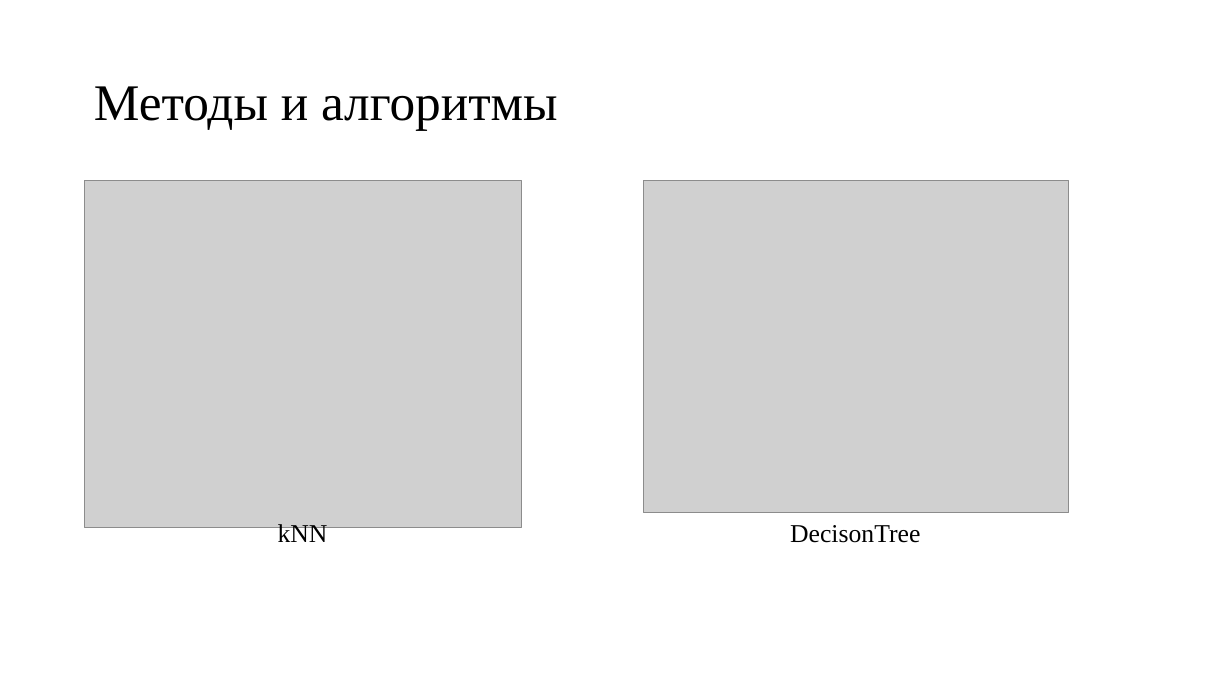
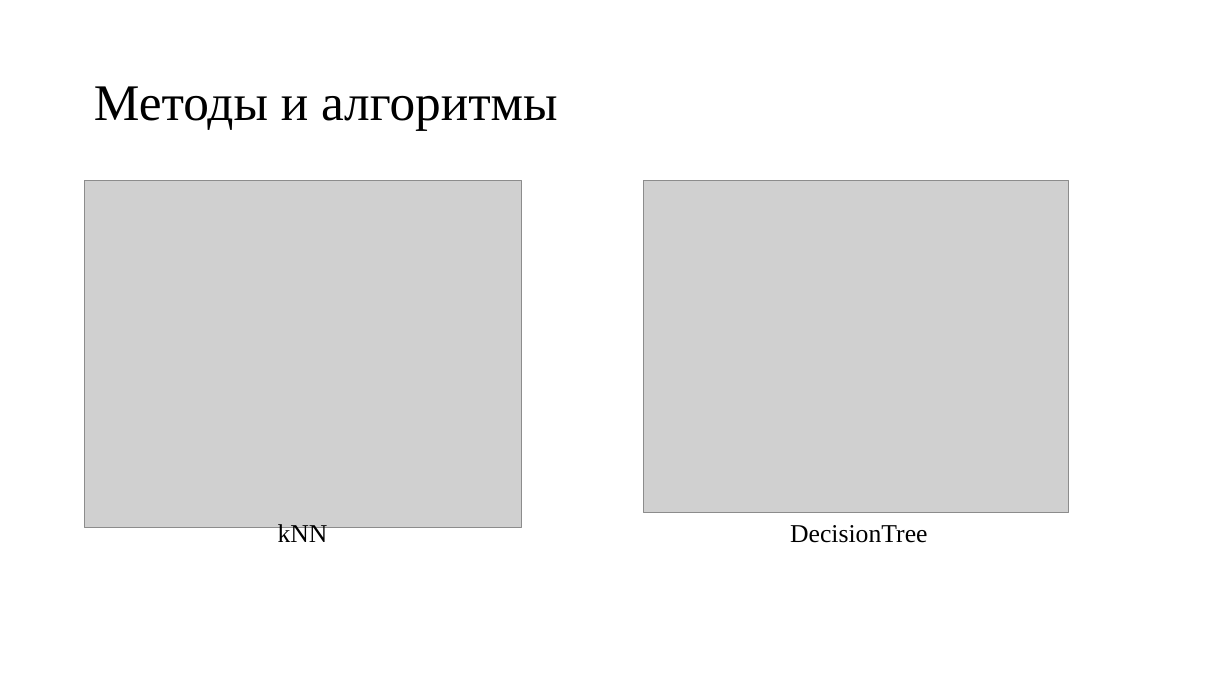
Before and after one commit to serikov1/PythonCode, a slide deck: slide 4 of ML/Complex task/Комплексная задача.pptx. Drawn at 1232x693 pixels with LibreOffice and Linux fonts; fonts in the diff are those of the drawing; grey boxes stand for pictures. Boxes give left, top, right and bottom in pixels: in the first picture for what was removed or moved away, otherwise in the second. Text is boxed around its words. In the diff, an @@ line names an element or a change of style, - is before the commit and + after.

```diff
--- a/ML/Complex task/Комплексная задача.pptx
+++ b/ML/Complex task/Комплексная задача.pptx
@@ text at (790, 525, 927, 543): text changed @@
-DecisonTree
+DecisionTree
```
Also in this commit, not shown: 6 other slides changed, 3 slides added, 22 other files.
